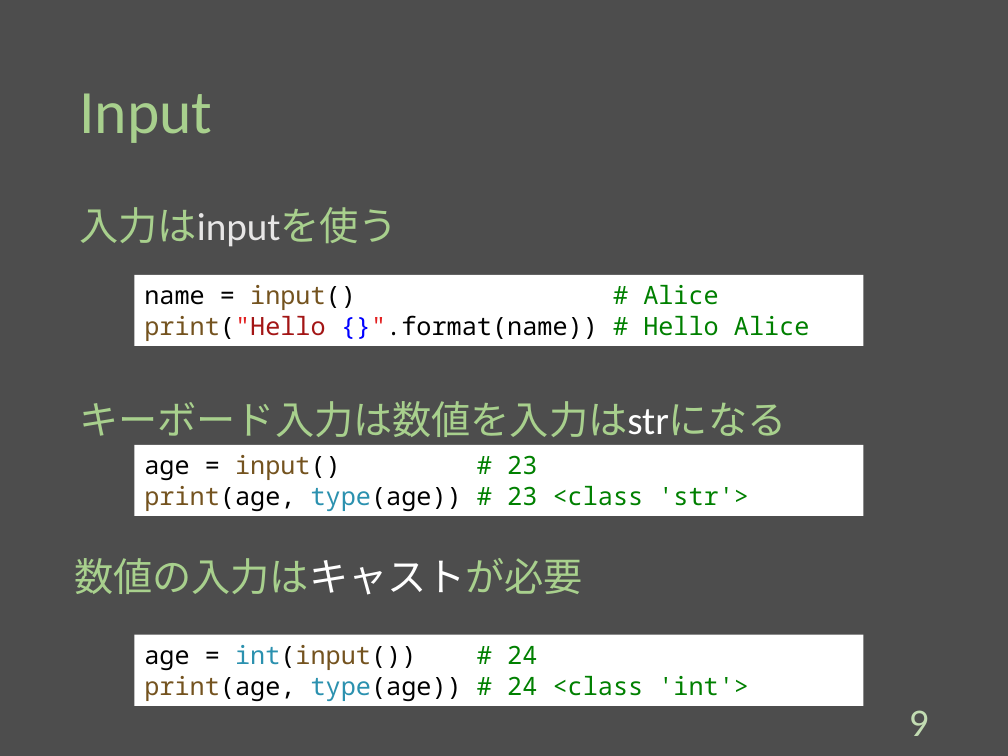
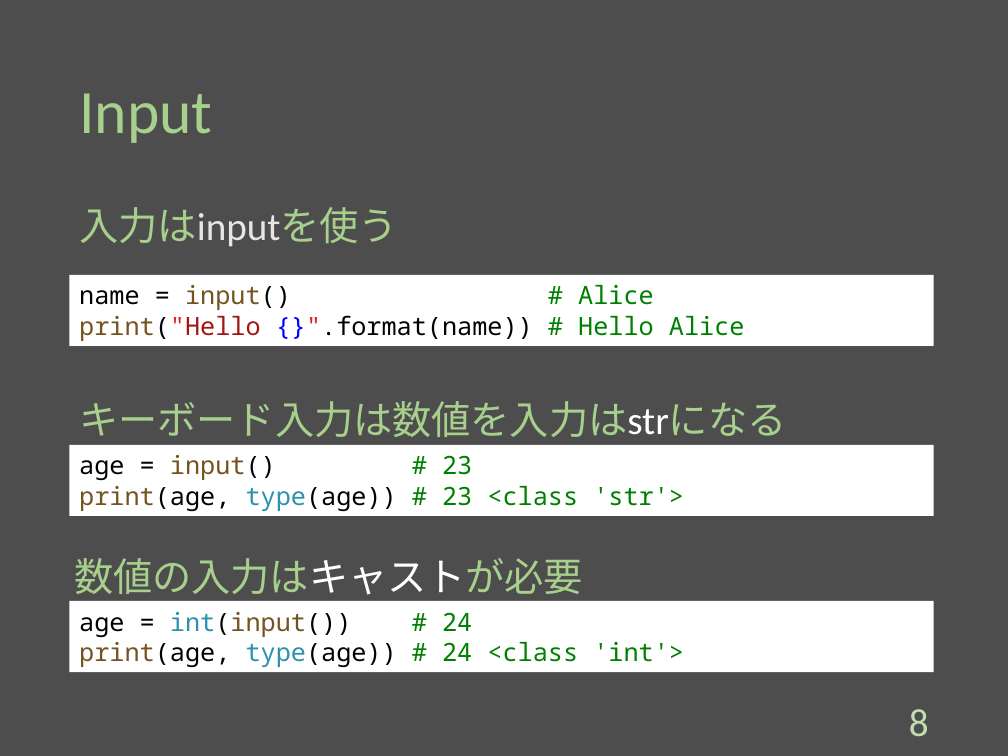
Before and after one commit to Melbeck777/program_seminar, a slide deck: slide 9 of ProgramSlide.pptx (slide 10 before the commit). Drawn at 1008x756 pixels with LibreOffice and Linux fonts; fonts in the diff are those of the drawing. Boxes give left, top, right and bottom in pixels: in the first picture for what was removed or moved away, otherwise in the second. Text is boxed around its words. In the diff, an @@ line names an element or a change of style, - is before the commit and + after.

```diff
--- a/ProgramSlide.pptx
+++ b/ProgramSlide.pptx
@@ rectangle "name = input() # Alice": place and size @@
-rectangle "name = input() # Alice" at (134, 275, 863, 347)
+rectangle "name = input() # Alice" at (70, 275, 933, 347)
@@ rectangle "age = input() # 23": place and size @@
-rectangle "age = input() # 23" at (134, 445, 863, 516)
+rectangle "age = input() # 23" at (70, 445, 933, 516)
@@ rectangle "age = int(input()) # 24": place and size @@
-rectangle "age = int(input()) # 24" at (134, 635, 863, 707)
+rectangle "age = int(input()) # 24" at (70, 601, 933, 672)
@@ page number at (909, 709, 929, 736): text changed @@
-9
+8
```
Also in this commit, not shown: 15 other slides changed, 1 slide removed.
